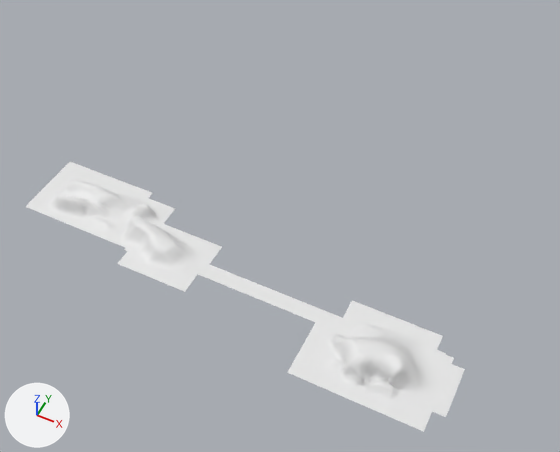
An edit to the FBX model Assets/Models/Final Area Models/finalAreaGrass.fbx, drawn before and after from the same camera.
One viewpoint serves both versions: a 50 mm camera at (218.0, -301.0, 591.0) aimed at (-32.0, 199.0, -34.0). Lighting does not change. The marker at lower left points along +X, +Y and +Z. Materials are left out; every surface is plain grey. Where no turn or scale is listed for an object, it has been applied to the vertices.
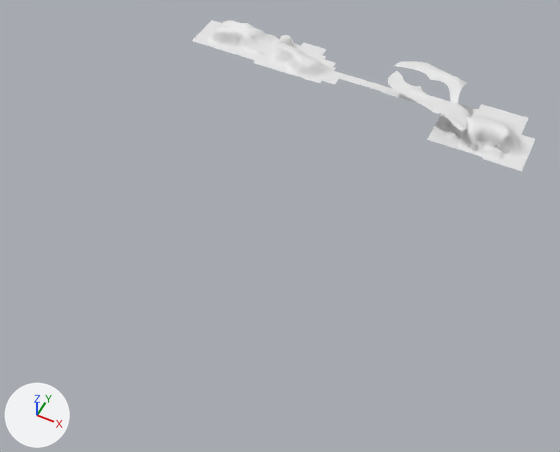
Commit message: reimport final area terrain - Needs rebaked

Boxes [x1, y1, x2, y2] around the edits, measured in the pictures (560 x 452 px):
'Plane011', reshaped, moved (22% narrower, 44% shorter)
    before: [25, 162, 465, 432]
    after: [192, 20, 535, 171]
part 1 of me_mesh, added
    after: [388, 71, 471, 132]
part 2 of me_mesh, added
    after: [394, 61, 467, 104]
part 3 of me_mesh, cut back
    before: [25, 162, 465, 432]
    after: [253, 44, 528, 119]

What the commit changed:
me_mesh is used by ob_plane011; location (37.3, 87.4, -6.8).
me_mesh had 5603 vertices, 5355 faces and spanned x -311.0..164.0, y -63.0..71.0, z 0.0..25.0.
me_mesh now has 5121 vertices, 4895 faces and spans x -307.0..143.0, y -54.0..57.0, z 0.0..33.0.
me_mesh part 1: a new loose piece of 300 vertices spanning x -39.0..75.0, y -47.0..21.0, z 3.0..28.0.
me_mesh part 2: a new loose piece of 75 vertices spanning x -42.0..50.0, y -4.0..54.0, z 23.0..33.0.
me_mesh part 3: 51 vertices moved from x -168.0..65.0, y 21.0..60.0, z 0.0 to x -166.0..41.0, y 16.0..57.0, z 0.0; 1228 vertices removed from x -311.0..164.0, y -63.0..71.0, z 0.0..4.0; 371 vertices added at x -213.0..127.0, y -12.0..57.0, z 0.0.
Object 'Plane011' (ob_plane011) moves from (37.3, 87.4, -6.8) to (37.3, 420.7, -5.9).
